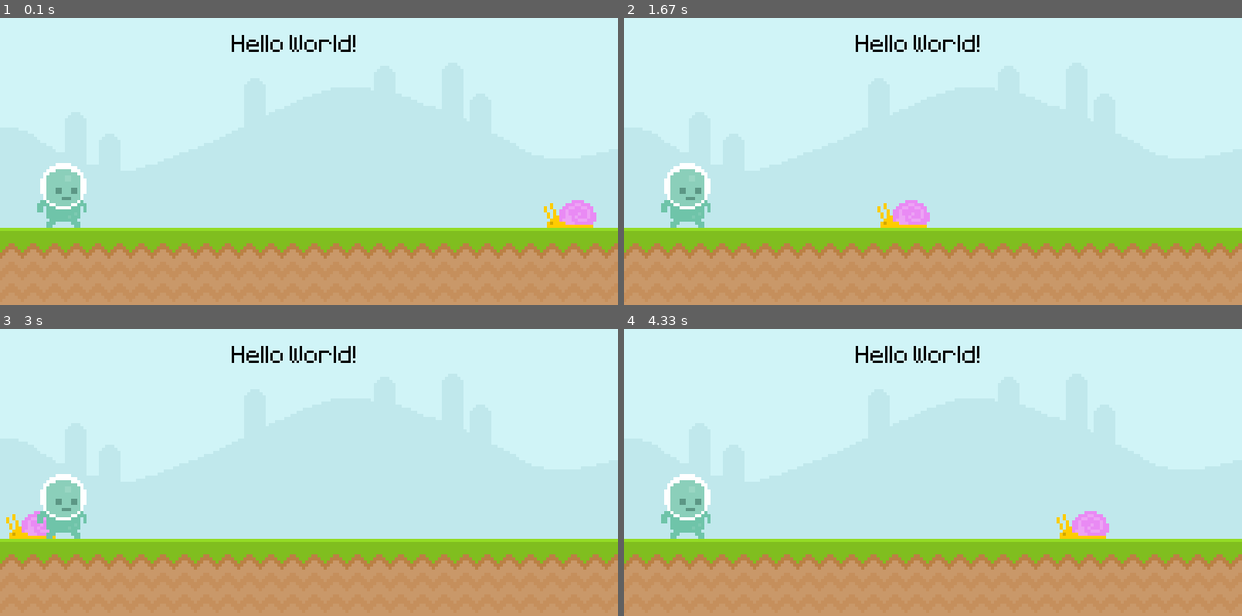
Above: before the commit, frames 1-4 (two rows, left to right).
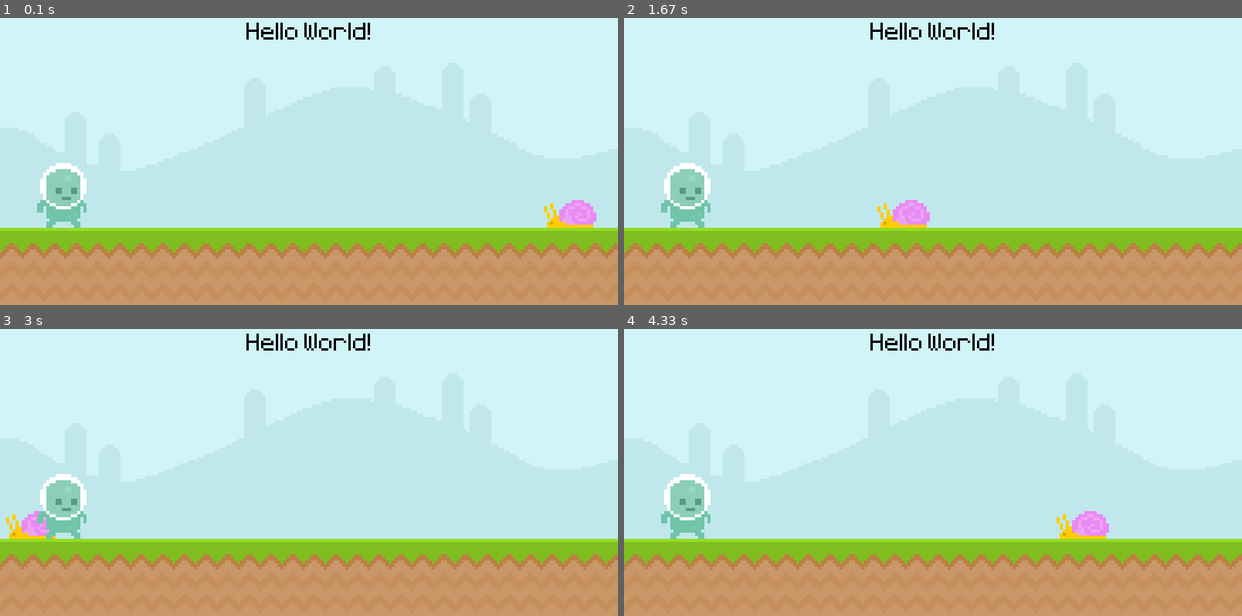
Above: after the commit, the same moments.

Repository: dennis-adrian/learing_pygame
Game: pygame game, started from main.py
Same seed, same stepped clock (60 frames per second), same inputs: the game is played once before the commit and once after it.
Inputs:
- Up to frame 1 (0.1 s): no input
- Up to frame 2 (1.67 s): no input
- Up to frame 3 (3 s): no input
- Up to frame 4 (4.33 s): no input

The runs differ from the first frame. In frame 1, 0.8% of the frame differs, in the area x 37-60%, y 1-12%; in frame 2, 0.8%; in frame 3, 0.8%; in frame 4, 0.8%.

Commit message:
Add text rectangle

Diff:
--- a/main.py
+++ b/main.py
@@ -24,7 +24,8 @@
 # 1. the text to be rendered
 # 2. a boolean value that enables or disables anti-aliasing (smoothing of the text edges)
 # 3. a color
-text_surface = test_font.render("Hello World!", False, 'Black')
+score_surface = test_font.render("Hello World!", False, 'Black')
+score_rect = score_surface.get_rect(center=(400, 50))
 # creating an image that will be animated
 snail_surface = pygame.image.load(SNAIL).convert_alpha()
 # creating snail rectangle object
@@ -56,7 +57,7 @@
     # blit stands for block image transfer and it's just a fancy way to say we want to put one surface on top of another
     screen.blit(sky_surface, (0, 0))
     screen.blit(ground_surface, (0, GROUND_Y_POS))
-    screen.blit(text_surface, (300, 50))
+    screen.blit(score_surface, score_rect)
 
     # we want to move the snail to the left
     snail_rect.x -= SNAIL_MOVE_SPEED
